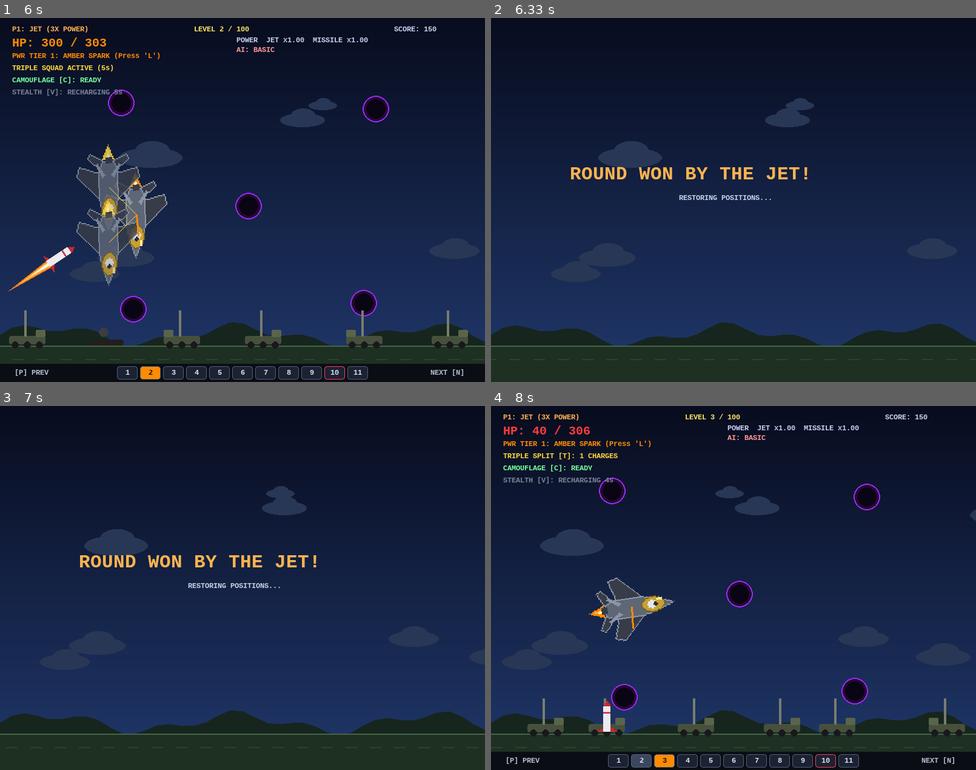
Above: before the commit, frames 1-4 (two rows, left to right).
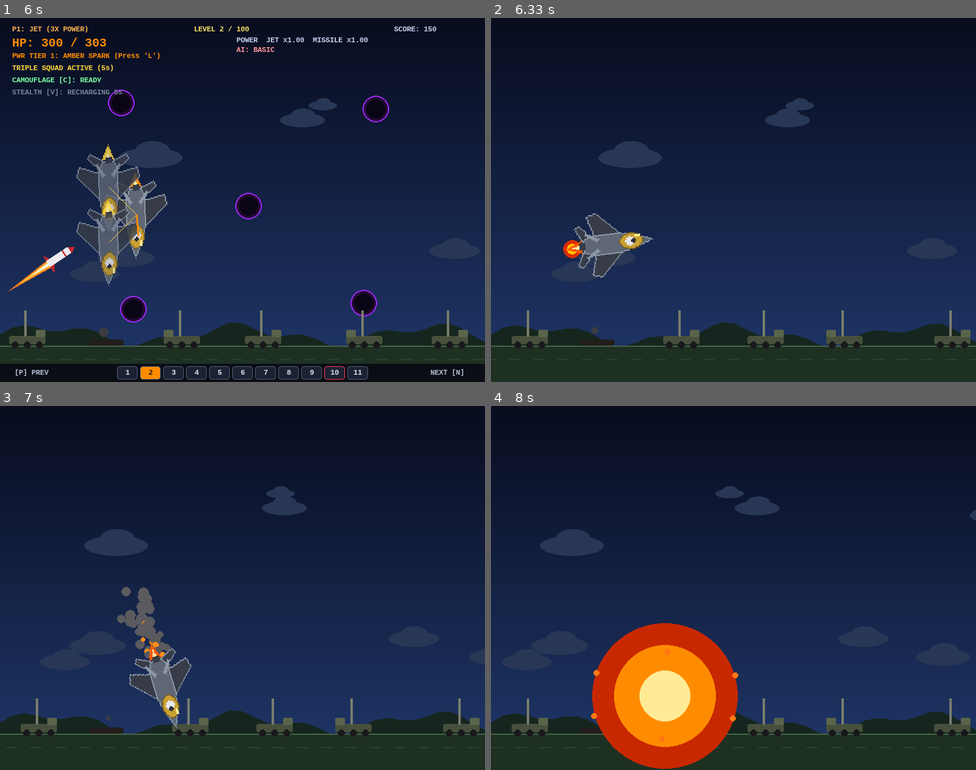
Above: after the commit, the same moments.

Repository: saiqulmodi/Jet-vs-Missile
Game: pygame game, started from main.py
Two runs of this game, one before a commit and one after it. Both use one fixed random seed, a clock stepped at 60 frames per second and the inputs below.
Inputs:
- Up to frame 1 (6 s): tap 1 at 0.33 s; tap Space at 0.67, 3.57 s; tap F at 1, 1.4, 1.7, 1.9, 2.23, 2.53, 3.07, 3.37, 3.97, 4.3, 4.6, 4.73, 5.13, 5.43, 5.8 s; hold D 1.33-1.8 s; hold W 1.83-2.13 s; tap T at 1.98, 3.15, 4.38, 5.88 s; hold D 2.17-2.63 s; tap V at 2.32, 4.82 s; click "2" at 2.72 s; hold A 3-3.53 s; hold S 3.9-4.2 s; hold A 4.23-4.63 s; hold W 4.67-5.03 s; hold D 5.07-5.7 s; hold S from 5.73 s (still down)
- Up to frame 2 (6.33 s): release S at 6.1 s; hold A from 6.13 s (still down); tap F at 6.2 s; tap V at 6.28 s
- Up to frame 3 (7 s): tap F at 6.5 s; release A at 6.6 s
- Up to frame 4 (8 s): no input

Frame 1 is identical in both runs. In frame 2, 3.3% of the frame differs, in the area x 4-99%, y 40-91%; in frame 3, 4.2%; in frame 4, 18%, in the area x 0-100%, y 2-100%.

Commit message:
Fix: a jet downed by the wave's last missile now crashes instead of winning
The wave-cleared check ran before the jet-destroyed check, so when the final
missile of a wave blew up on the jet the round counted as a win (level up,
jet back with 40 HP). The downed jet is now handled first.

Co-Authored-By: Claude Opus 5.5 <noreply@anthropic.com>

Diff:
--- a/main.py
+++ b/main.py
@@ -1525,11 +1525,12 @@
                     ln["reload_cd"] = random.randint(360, 600)
                     campaign_enemies.append(launch_missile(current_level, li, 45))
 
-            if len(campaign_enemies) == 0 and not pending:
-                handle_round_conclusion("P1", "CAMPAIGN")
-
+            # a downed jet always loses the round, even when the missile that got it was the
+            # wave's last one (checking "wave cleared" first used to count that as a win)
             if p1_hp <= 0:
                 start_jet_crash("CAMPAIGN")
+            elif len(campaign_enemies) == 0 and not pending:
+                handle_round_conclusion("P1", "CAMPAIGN")
 
         # ======================================================================
         # 2-PLAYER DUEL LOGIC
Not shown, changed: docs/jet_vs_missile.apk
Not shown, changed: docs/jet_vs_missile.tar.gz
